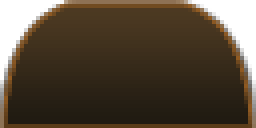
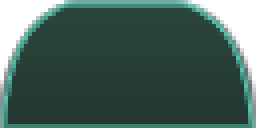
Revision of a layered 256 × 128 image; what changed, layer by layer:
pixels changed over <box>0,0,256,128</box> (layer not identified)
